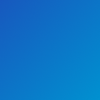
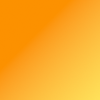
Revision of a layered 100 x 100 image; what changed, layer by layer:
painted on "Glow" over [0, 0, 100, 100]
